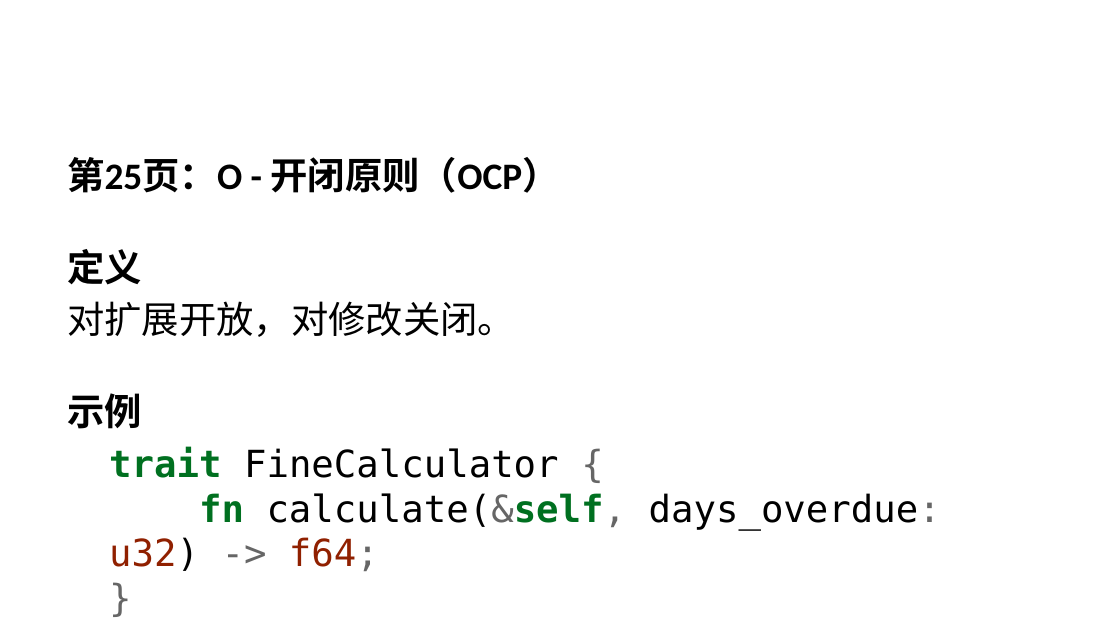
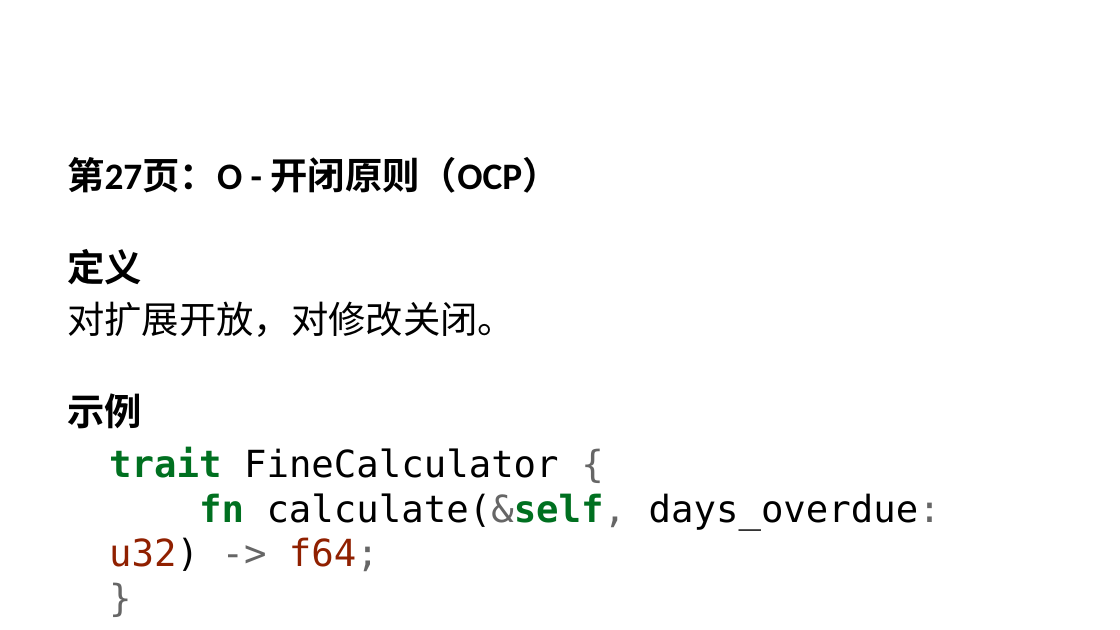
Before and after one commit to minzuuniversity/sqlrustgo, a slide deck: slide 37 of docs/教学计划/PPT/第3讲-面向对象分析设计与实现.pptx (slide 40 before the commit). Drawn at 1120x630 pixels with LibreOffice and Linux fonts; fonts in the diff are those of the drawing. Boxes give left, top, right and bottom in pixels: in the first picture for what was removed or moved away, otherwise in the second. Text is boxed around its words. In the diff, an @@ line names an element or a change of style, - is before the commit and + after.

```diff
--- a/docs/教学计划/PPT/第3讲-面向对象分析设计与实现.pptx
+++ b/docs/教学计划/PPT/第3讲-面向对象分析设计与实现.pptx
@@ text at [67,157,560,193]: text changed @@
-第25页：O - 开闭原则（OCP）
+第27页：O - 开闭原则（OCP）
```
Also in this commit, not shown: 25 other slides changed, 6 slides added, 9 slides removed.
